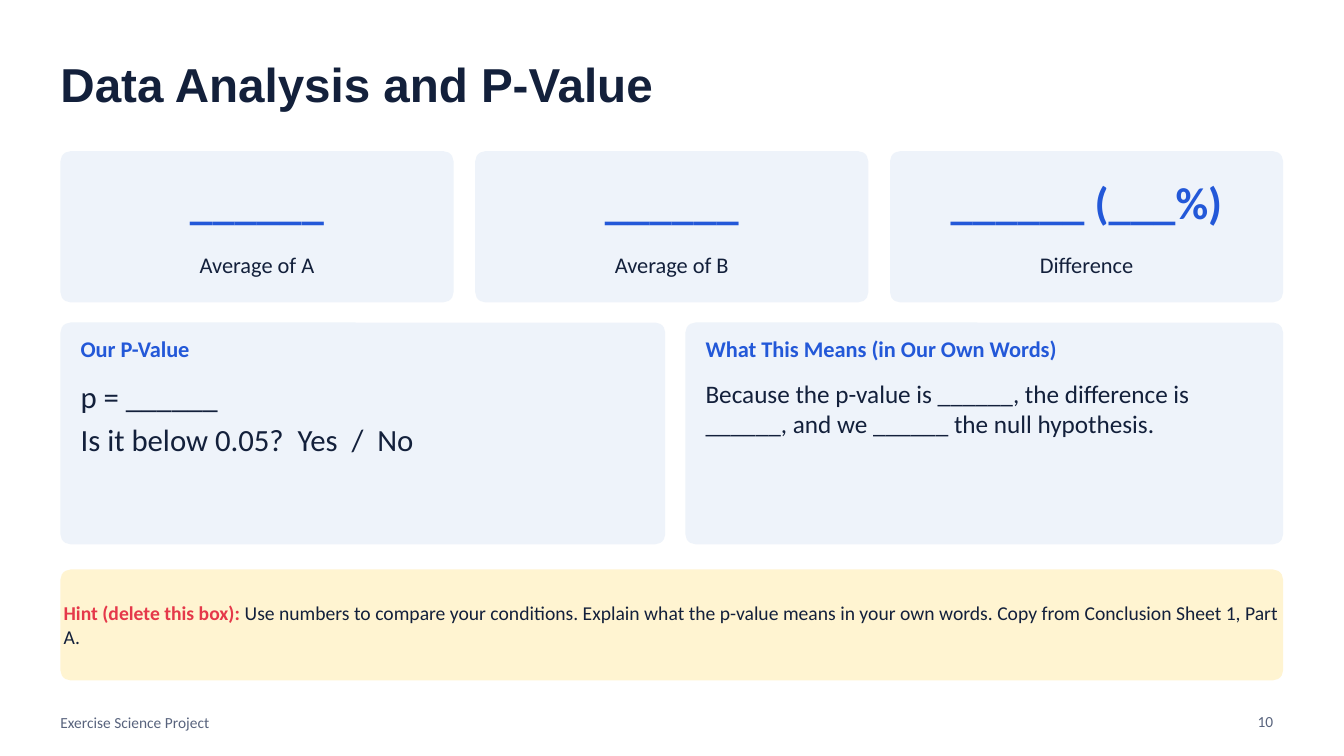
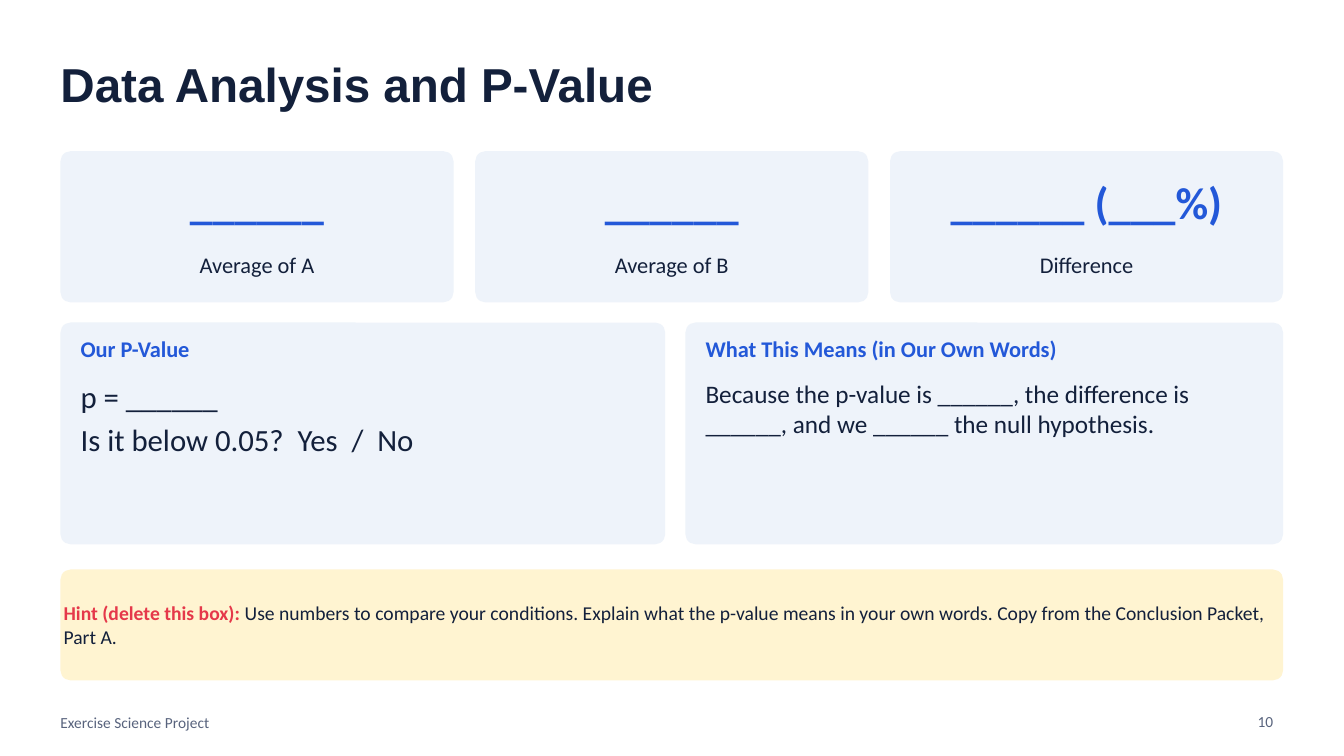
Before and after one commit to rward-prog/tri-1-7thgrade-project, a slide deck: slide 10 of files/Final_Presentation_Slides_Template.pptx. Drawn at 1344x756 pixels with LibreOffice and Linux fonts; fonts in the diff are those of the drawing. Boxes give left, top, right and bottom in pixels: in the first picture for what was removed or moved away, otherwise in the second. Text is boxed around its words. In the diff, an @@ line names an element or a change of style, - is before the commit and + after.

```diff
--- a/files/Final_Presentation_Slides_Template.pptx
+++ b/files/Final_Presentation_Slides_Template.pptx
@@ text in rounded rectangle at (64, 605, 1264, 644): text changed @@
-Hint (delete this box): Use numbers to compare your conditions. Explain what the p-value means in your own words. Copy from Conclusion Sheet 1, Part A.
+Hint (delete this box): Use numbers to compare your conditions. Explain what the p-value means in your own words. Copy from the Conclusion Packet, Part A.
```
Also in this commit, not shown: 4 other slides changed, 20 other files.
